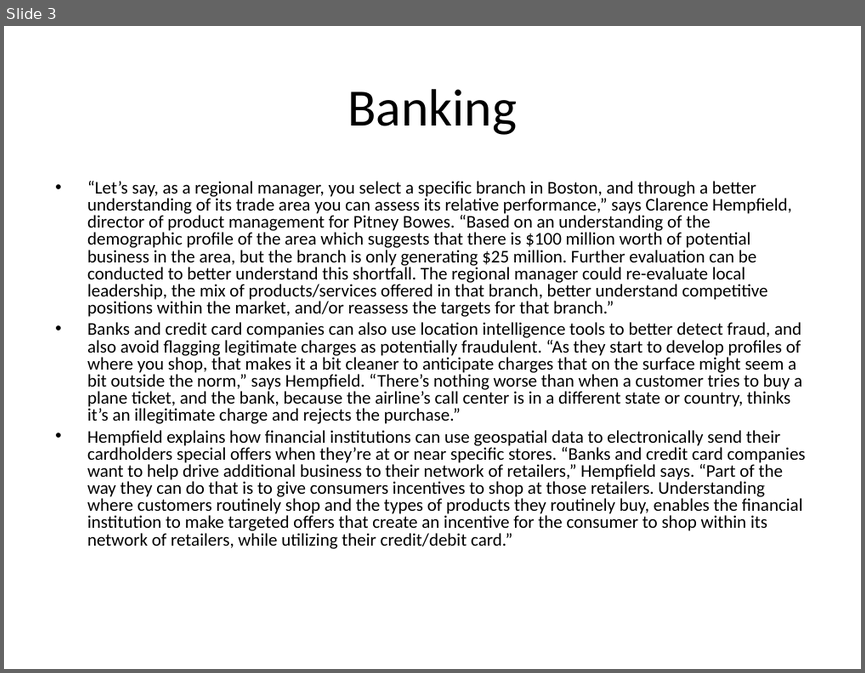
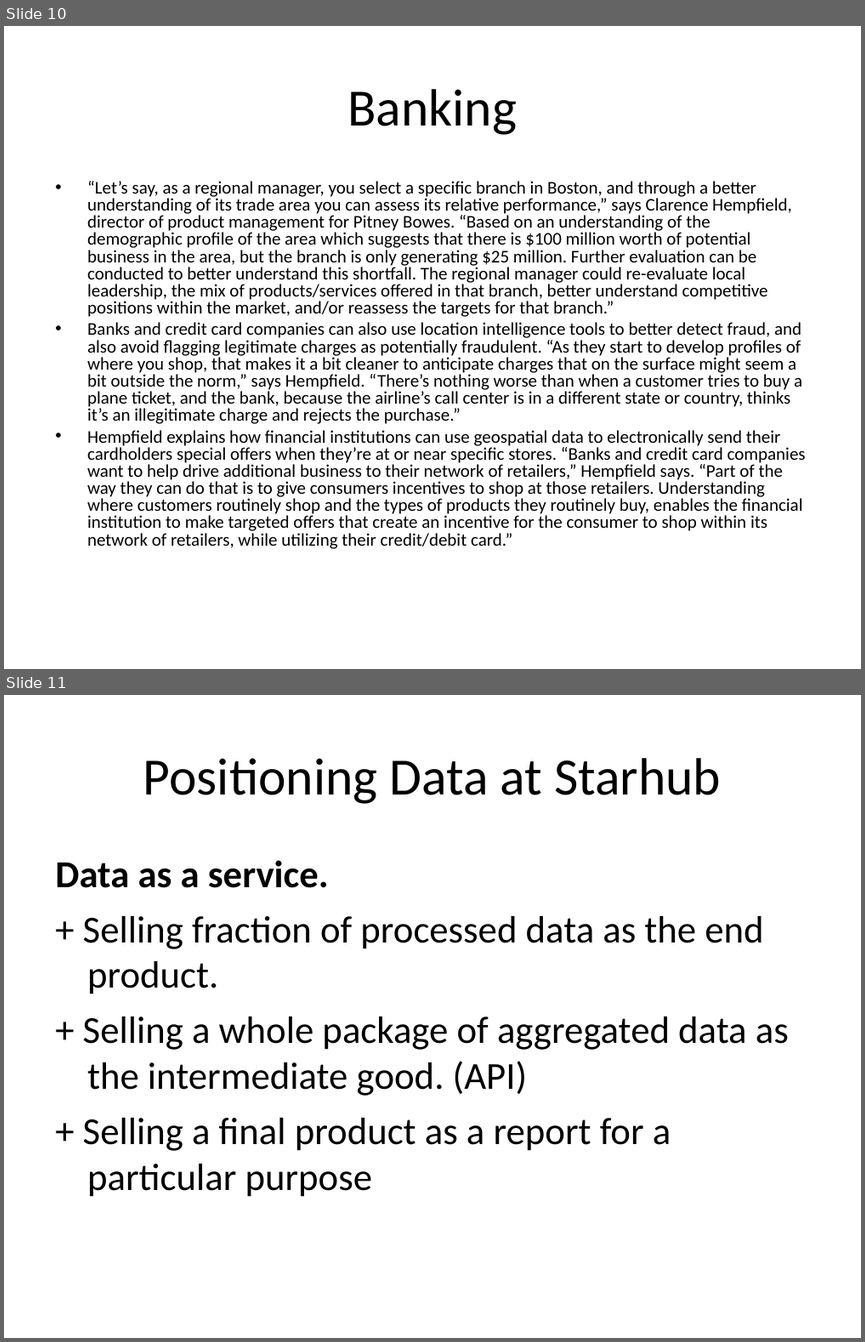
Before and after one commit to NUS-Anonymous/LTA-Data, a slide deck: Business Final Presentation/Presentation1.ppt. Shown one above the other, each under a label of ours: slide 3 before the commit, slides 10 and 11 after it. The pictures are 865x673 and 865x1342 pixels, drawn with LibreOffice and Linux fonts; fonts in the diff are those of the drawing. Boxes give left, top, right and bottom in pixels: in the first picture for what was removed or moved away, otherwise in the second. Text is boxed around its words. In the diff, an @@ line names an element or a change of style, - is before the commit and + after.

```diff
--- a/Business Final Presentation/Presentation1.ppt
+++ b/Business Final Presentation/Presentation1.ppt
@@ slide 11 added at [4, 695, 861, 1338], background #FFFFFF @@
@@ title added at [143, 758, 721, 804], 44 pt, text #000000 @@
+Positioning Data at Starhub
@@ text added at [55, 860, 789, 1197], 32 pt, text #000000 @@
+Data as a service.
++ Selling fraction of processed data as the end product.
++ Selling a whole package of aggregated data as the intermediate good. (API)
++ Selling a final product as a report for a particular purpose
@@ what was slide 3 is now slide 10 @@
```
Also in this commit, not shown: 8 other slides added, 1 slide removed, 3 other files.
